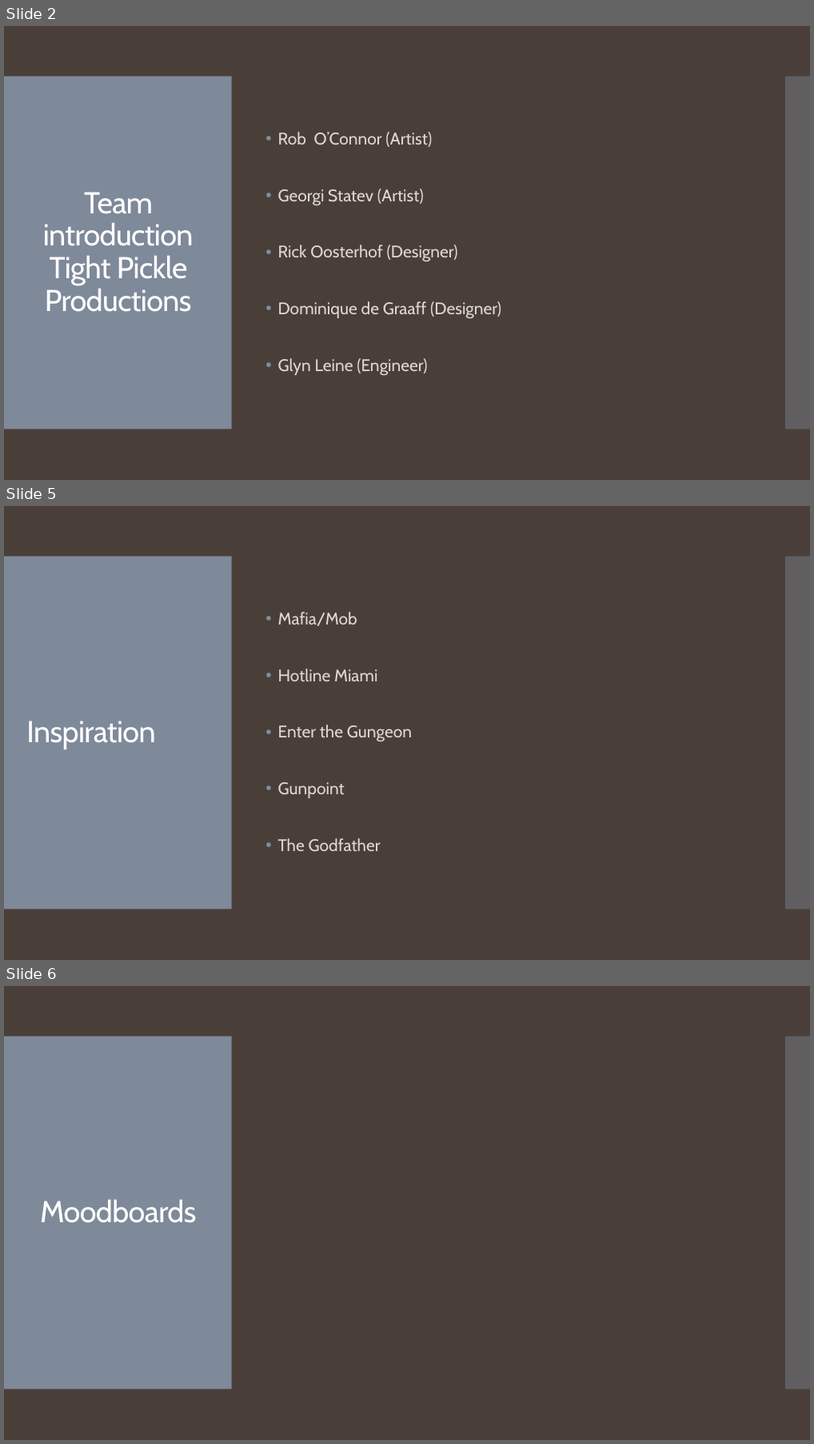
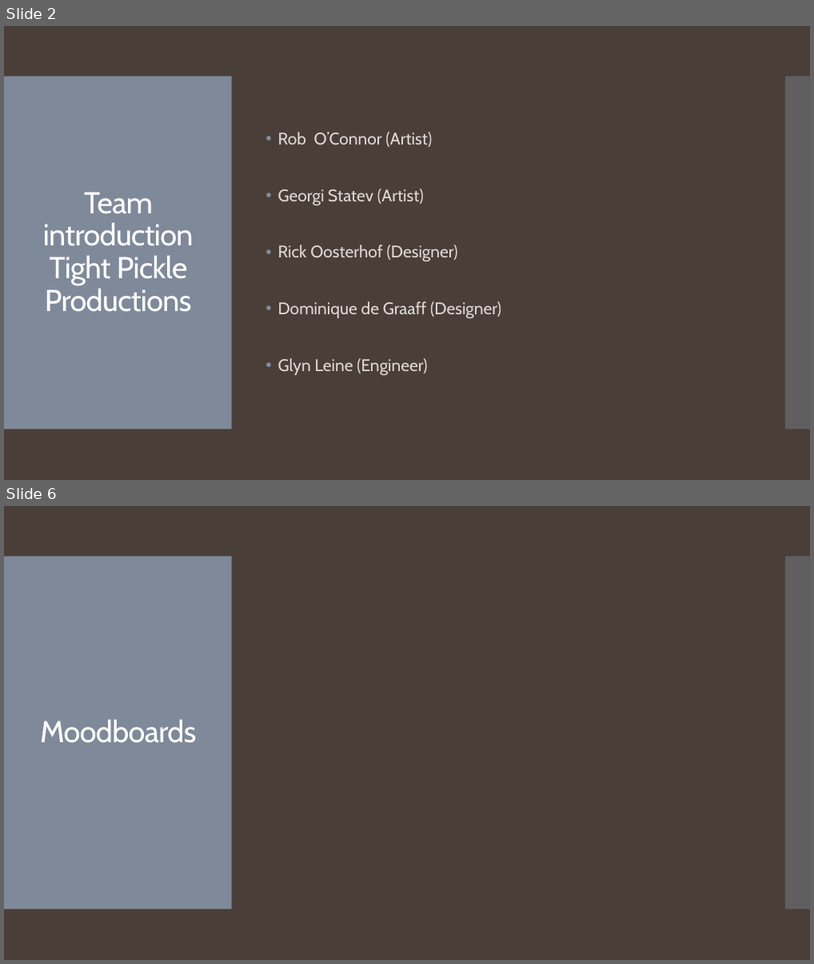
Before and after one commit to GlynLeine/lift-off, a slide deck: Presentations/MugShot Concept Pitch.pptx. Shown one above the other, each under a label of ours: slides 2, 5 and 6 before the commit, slides 2 and 6 after it; the slides between them are not shown. The pictures are 814x1444 and 814x964 pixels, drawn with LibreOffice and Linux fonts; fonts in the diff are those of the drawing. Boxes give left, top, right and bottom in pixels: in the first picture for what was removed or moved away, otherwise in the second. Text is boxed around its words. In the diff, an @@ line names an element or a change of style, - is before the commit and + after.

```diff
--- a/Presentations/MugShot Concept Pitch.pptx
+++ b/Presentations/MugShot Concept Pitch.pptx
@@ slide 5 removed at box(4, 506, 810, 960), background #4A3F38; not listed: 2 template elements that a slide beside it also shows @@
@@ text removed at box(278, 612, 412, 852) @@
-• Mafia/Mob
-• Hotline Miami
-• Enter the Gungeon
-• Gunpoint
-• The Godfather
@@ title removed at box(26, 720, 155, 749) @@
-Inspiration
```
Also in this commit, not shown: 2 slides changed, 1 slide added.
